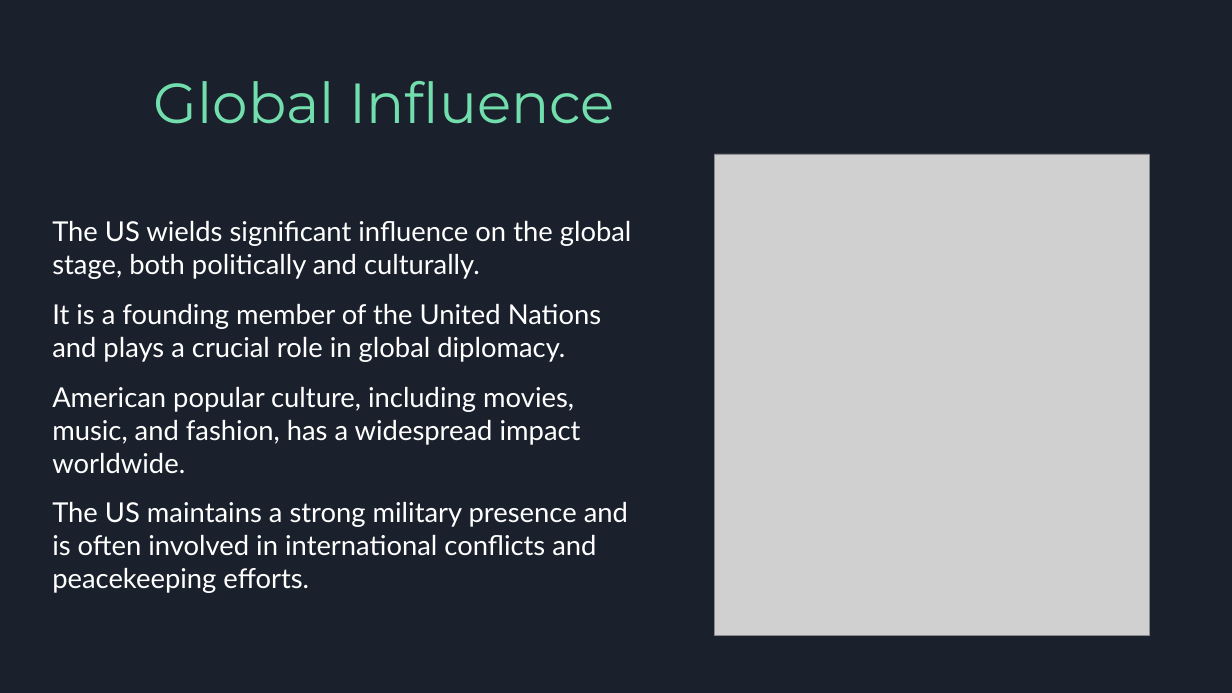
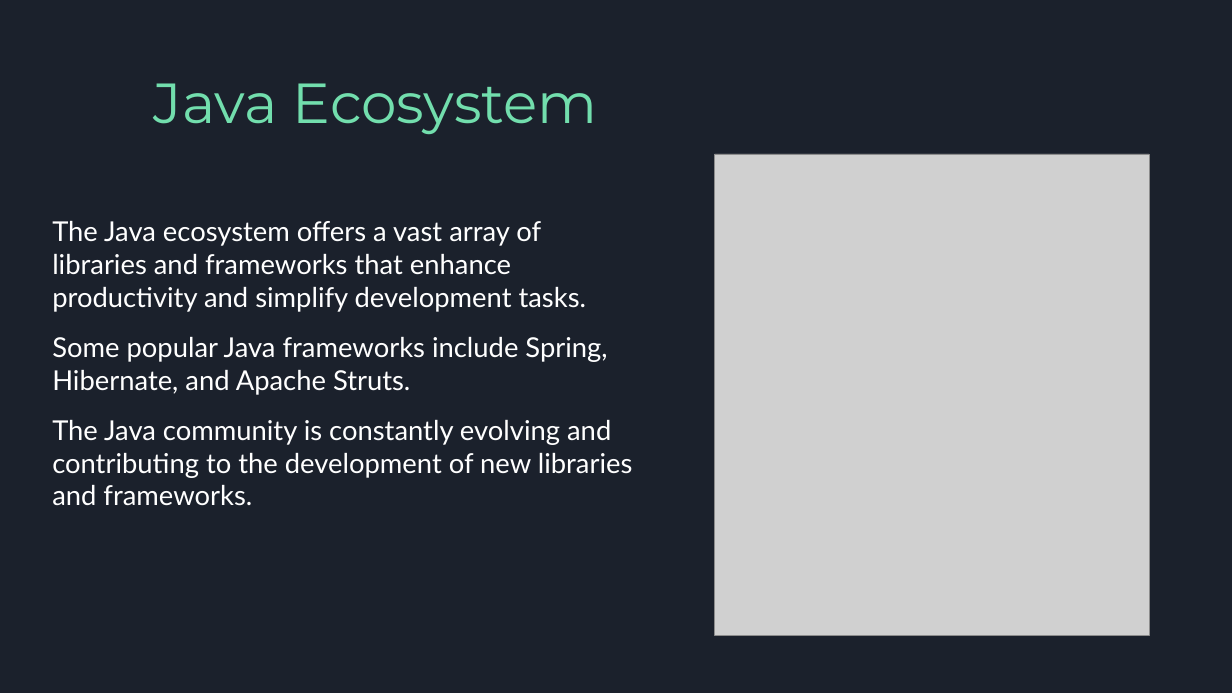
Before and after one commit to ritchelmendaros/2324-appdev-sem1-f2-07, a slide deck: slide 5 of generated/generated_presentation.pptx. Drawn at 1232x693 pixels with LibreOffice and Linux fonts; fonts in the diff are those of the drawing; grey boxes stand for pictures. Boxes give left, top, right and bottom in pixels: in the first picture for what was removed or moved away, otherwise in the second. Text is boxed around its words. In the diff, an @@ line names an element or a change of style, - is before the commit and + after.

```diff
--- a/generated/generated_presentation.pptx
+++ b/generated/generated_presentation.pptx
@@ text at bbox=[154, 83, 598, 134]: text changed @@
-Global Influence
+Java Ecosystem
@@ text at bbox=[52, 221, 633, 506]: text changed @@
-The US wields significant influence on the global stage, both politically and culturally.
-It is a founding member of the United Nations and plays a crucial role in global diplomacy.
-American popular culture, including movies, music, and fashion, has a widespread impact worldwide.
-The US maintains a strong military presence and is often involved in international conflicts and peacekeeping efforts.
+The Java ecosystem offers a vast array of libraries and frameworks that enhance productivity and simplify development tasks.
+Some popular Java frameworks include Spring, Hibernate, and Apache Struts.
+The Java community is constantly evolving and contributing to the development of new libraries and frameworks.
```
Also in this commit, not shown: 4 other slides changed, 8 other files.
